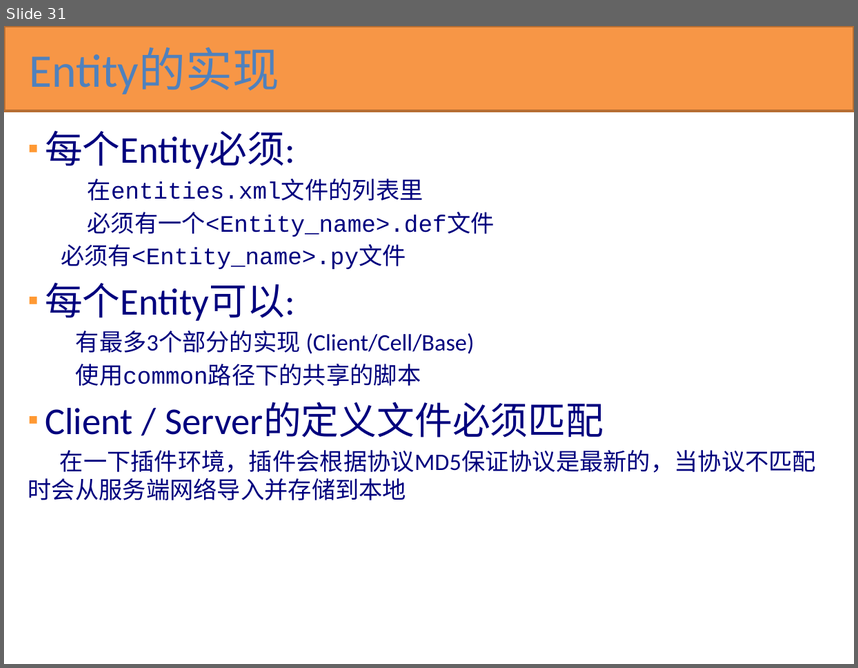
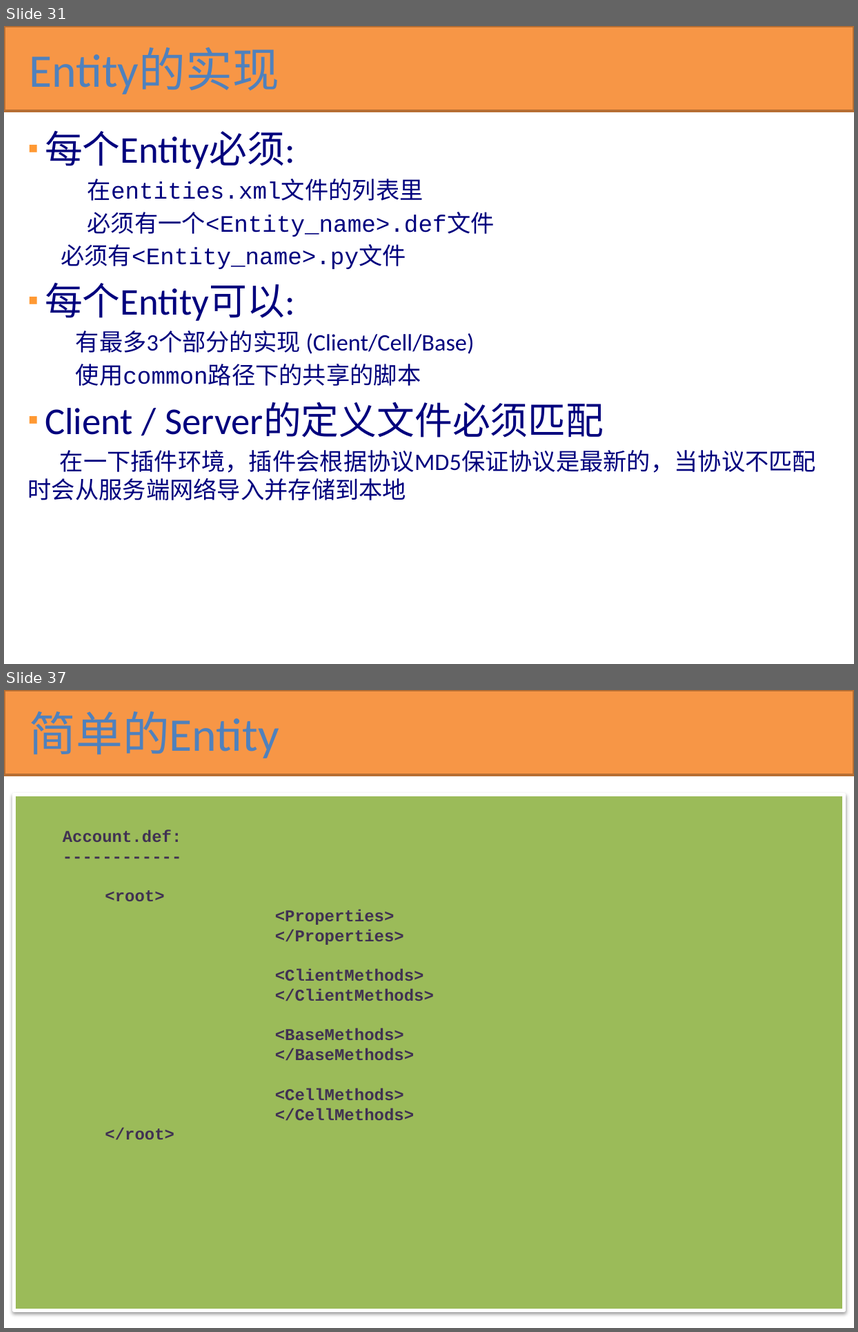
Before and after one commit to kbengine/kbengine_docs, a slide deck: KBEngine技术预览.pptx. Shown one above the other, each under a label of ours: slide 31 before the commit, slides 31 and 37 after it; the slides between them are not shown. The pictures are 858x668 and 858x1332 pixels, drawn with LibreOffice and Linux fonts; fonts in the diff are those of the drawing. Boxes give left, top, right and bottom in pixels: in the first picture for what was removed or moved away, otherwise in the second. Text is boxed around its words. In the diff, an @@ line names an element or a change of style, - is before the commit and + after.

```diff
--- a/KBEngine技术预览.pptx
+++ b/KBEngine技术预览.pptx
@@ slide 37 added at [4,690,854,1328], background #FFFFFF @@
@@ rectangle added at [4,690,854,775], fill #F79646, outline #B76F34 2 pt @@
@@ title added at [30,711,279,758], 39.6 pt, text #4F81BD @@
+简单的Entity
@@ rectangle added at [14,795,844,1310], fill #9BBB59, outline #FFFFFF 3 pt @@
@@ text added at [63,829,434,1139], 14 pt, text #403152, bold @@
+Account.def:
+------------
+  <root>
+  <Properties>
+  </Properties>
+  <ClientMethods>
+  </ClientMethods>
+  <BaseMethods>
+  </BaseMethods>
+  <CellMethods>
+  </CellMethods>
+  </root>
```
Also in this commit, not shown: 1 slide changed, 18 other slides added.
